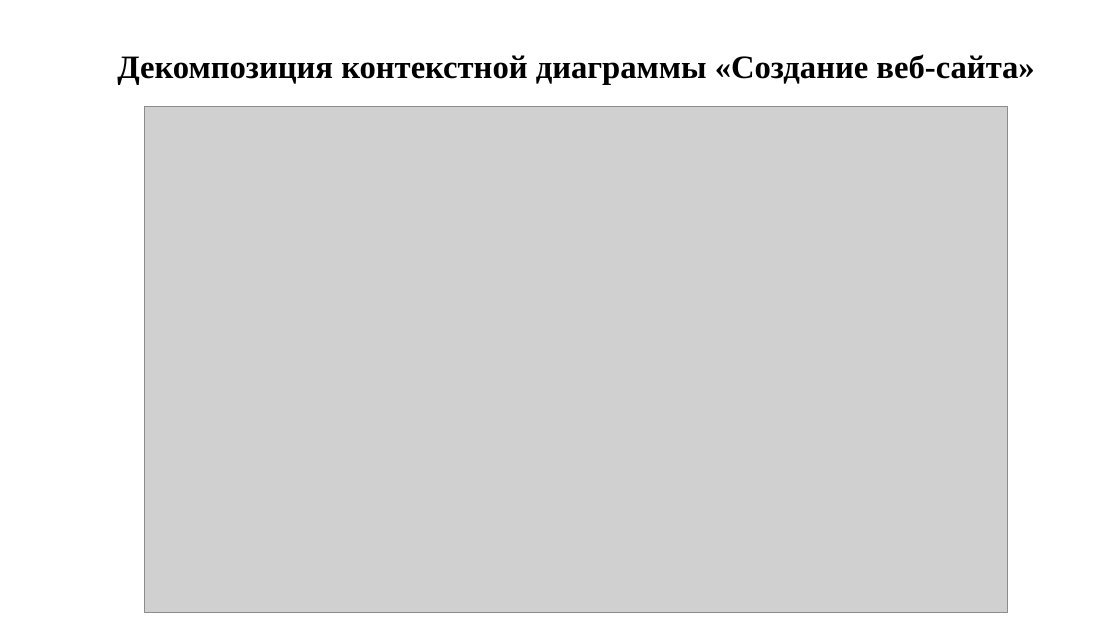
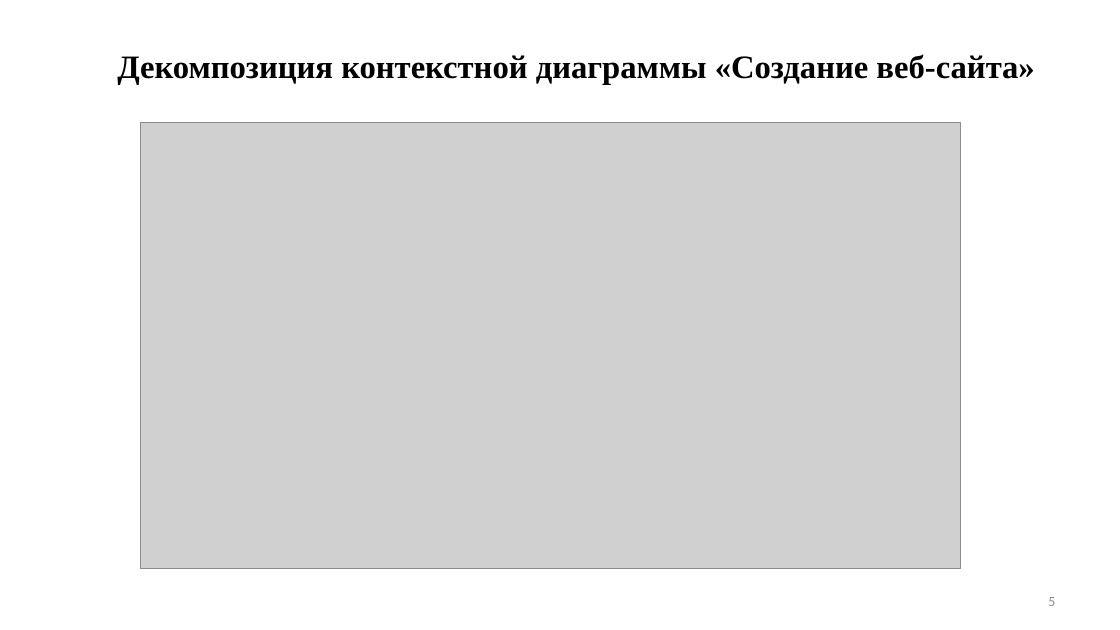
Before and after one commit to crossovka/project-managment-system-for-web-agency, a slide deck: slide 5 of Чекасин 344 Чексин 344 диплом.pptx. Drawn at 1120x630 pixels with LibreOffice and Linux fonts; fonts in the diff are those of the drawing; grey boxes stand for pictures. Boxes give left, top, right and bottom in pixels: in the first picture for what was removed or moved away, otherwise in the second. Text is boxed around its words. In the diff, an @@ line names an element or a change of style, - is before the commit and + after.

```diff
--- a/Чекасин 344 Чексин 344 диплом.pptx
+++ b/Чекасин 344 Чексин 344 диплом.pptx
@@ picture: place and size @@
-picture at [145,107,1007,613]
+picture at [140,123,960,569]
@@ page number added at [1048,597,1055,606], 12 pt, text #8C8C8C @@
+5
```
Also in this commit, not shown: 12 other slides changed, 2 other files.
